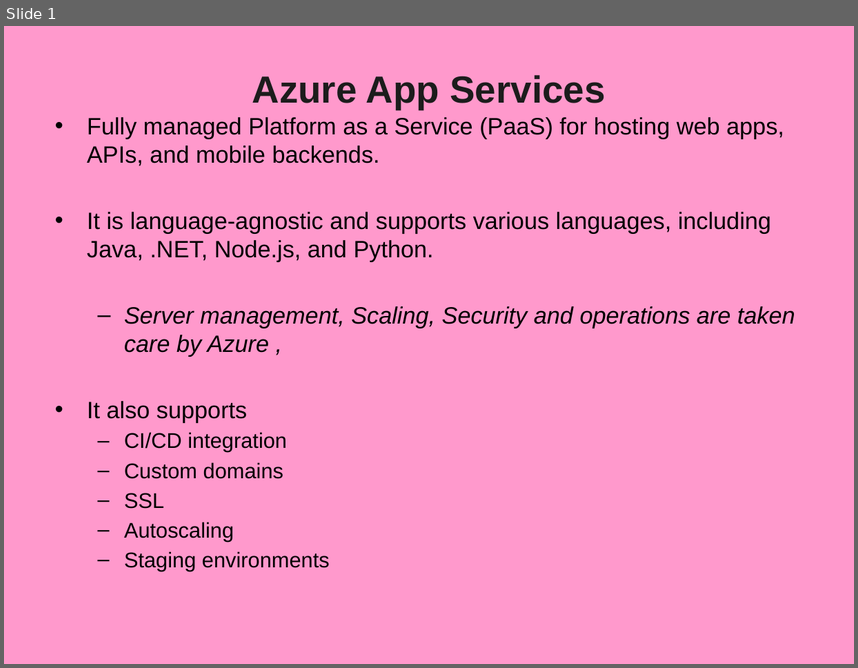
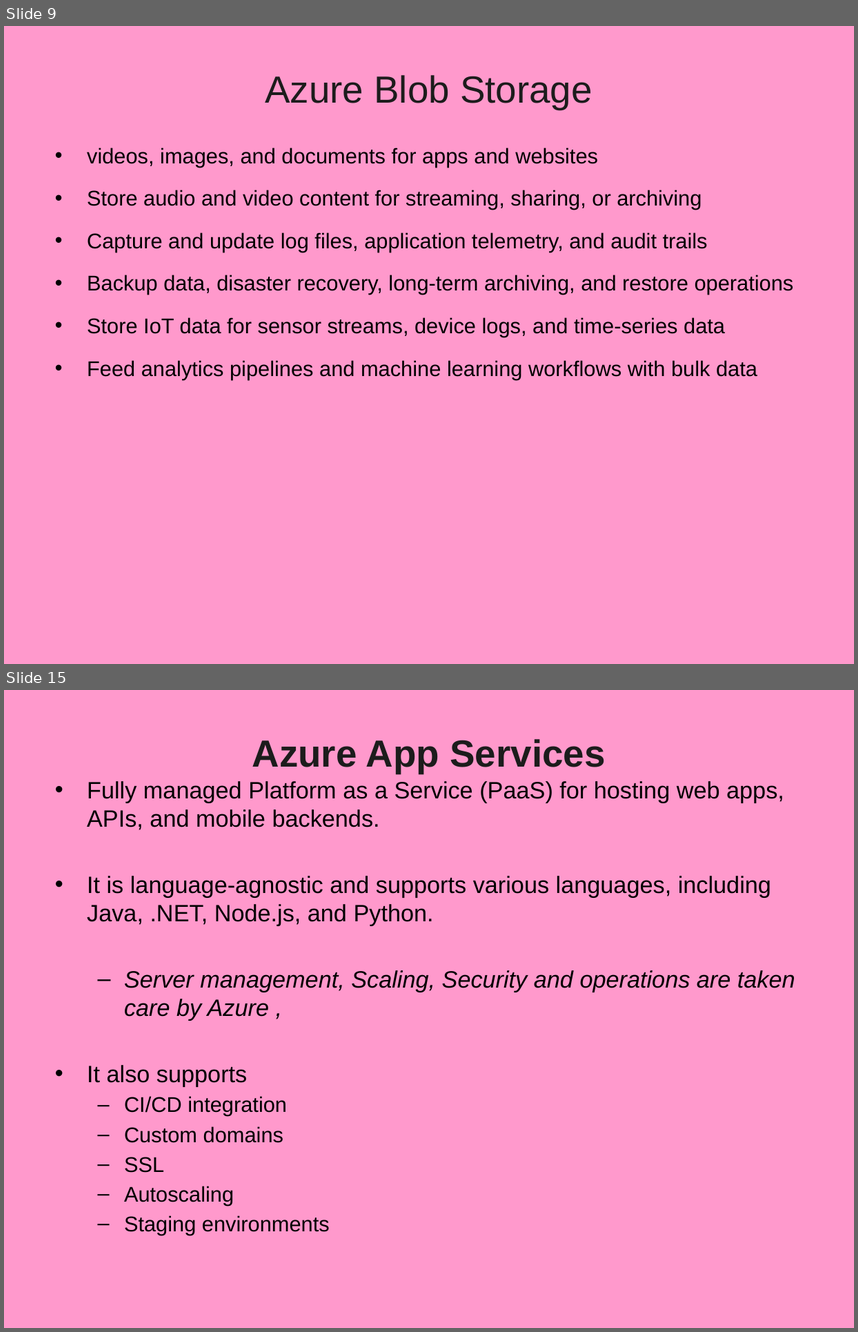
Before and after one commit to Santoshbuild/my_project, a slide deck: 19_Azure_AppService.pptx. Shown one above the other, each under a label of ours: slide 1 before the commit, slides 9 and 15 after it; the slides between them are not shown. The pictures are 858x668 and 858x1332 pixels, drawn with LibreOffice and Linux fonts; fonts in the diff are those of the drawing; background and template pictures are left out. Boxes give left, top, right and bottom in pixels: in the first picture for what was removed or moved away, otherwise in the second. Text is boxed around its words. In the diff, an @@ line names an element or a change of style, - is before the commit and + after.

```diff
--- a/19_Azure_AppService.pptx
+++ b/19_Azure_AppService.pptx
@@ slide 9 added at [4,26,854,664], background picture (left out) @@
@@ title added at [265,75,593,109], 32 pt, text #1C1C1C @@
+Azure Blob Storage
@@ text added at [87,147,794,379], 18 pt, text #000000 @@
+• videos, images, and documents for apps and websites
+• Store audio and video content for streaming, sharing, or archiving
+• Capture and update log files, application telemetry, and audit trails
+• Backup data, disaster recovery, long-term archiving, and restore operations
+• Store IoT data for sensor streams, device logs, and time-series data
+• Feed analytics pipelines and machine learning workflows with bulk data
@@ what was slide 1 is now slide 15 @@
```
Also in this commit, not shown: 13 other slides added, 19 other files.
